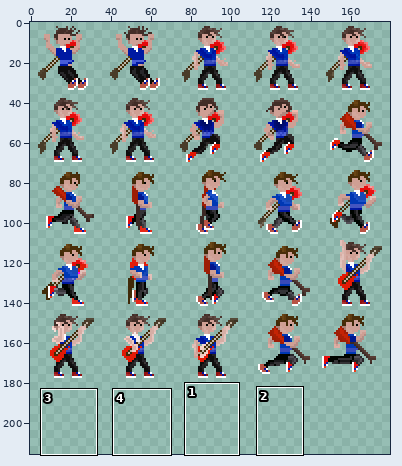
Two states of a sprite sheet, app/Assets/Sprites/Characters/spritesheet_fenris.png. The picture above shows the old version from afar; the outline marks the close-up.
Close-up. As it was:
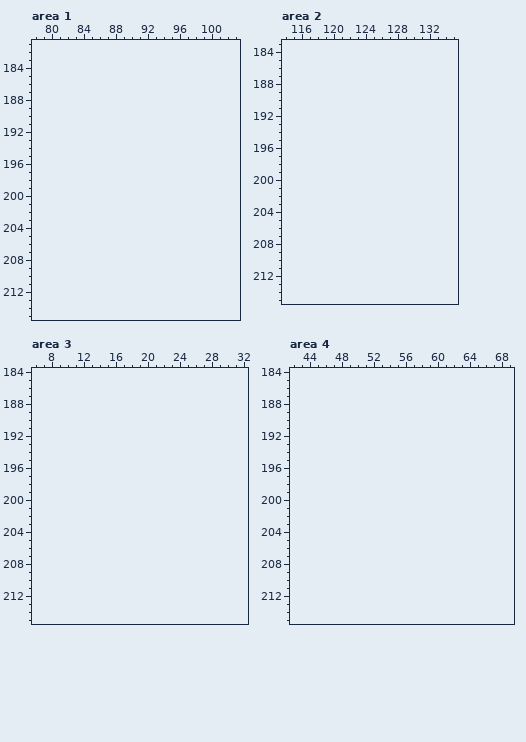
The file is 180x180 pixels. Pixels under 10% opacity are left out. Colours within 5 levels of each other are drawn and written as one. Shown: area 1: x 78..103, y 181..215; area 2: x 114..135, y 183..215; area 3: x 6..32, y 184..215; area 4: x 42..69, y 184..215. The old version is drawn lined up with the new one, on the new canvas. The commit also changed other parts of the picture, which this record leaves out.
Now the later version:
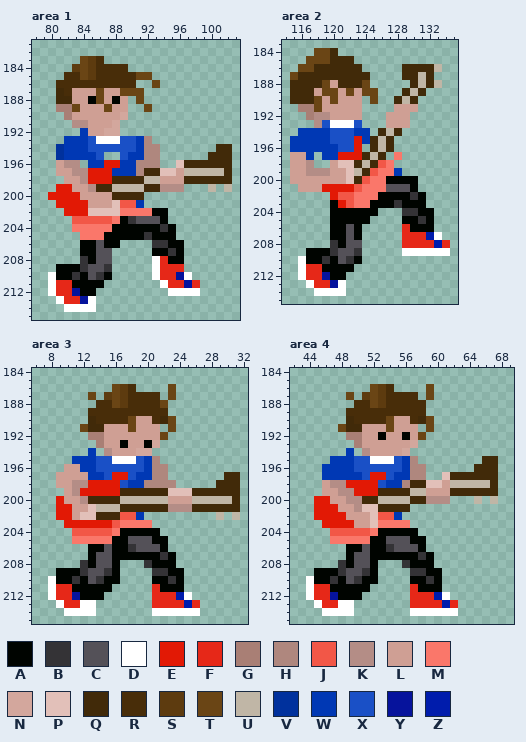
Palette (. is transparent): A #000400  B #343336  C #545158  D #ffffff  E #e21905  F #e62818  G #a97f75  H #af877e  J #f25747  K #b48d86  L #cf9f94  M #fa776a  N #d3a79d  P #e2c0b9  Q #412a09  R #482d09  S #5d3b0f  T #6a4515  U #c0b6a6  V #00319d  W #0038b4  X #1a50c6  Y #06139c  Z #001cac
The edit:
canvas 180x180 -> 180x216
Changed rows in their new state; - is an unchanged pixel.
Area 1:
first column x 80:
183 ----TSR----------------
184 ---STSRRRR-------------
185 --RRTSRRRRRTT----------
186 -RRRRRRRRRR--T---------
187 -QRLLLTLLTTT-----------
188 -QQLLATLAL-T-----------
189 -GGTLLLTLL--T----------
190 --GLLLLLLN-------------
191 ---KKLLLN--------------
192 ----WLLNN--------------
193 --WWWXDDDXXWH----------
194 -VWWWXXXXXXWHH-------QQ
195 -VWWWWX--XWWHH------QQQ
196 -LKK-WWEEWWHHH--PQQQQQQ
197 -LLKKEEEWWWHQQPPLUUUUUQ
198 --LLKEEEQQQQUULLLQQQQQQ
199 -EELLKQQUUUUQQKKK---U-U
200 EEEELLLLQQQQ-----------
201 -EEEELLLPJJW-----------
202 --EEEPPPPMMMMAA--------
203 ---JJJJJMABCCCA--------
204 ---MMMMMAAAAAABA-------
205 ----MMMAAAAABAAA-------
206 ----AACAA----BBAA------
207 ----AACC-----AABA------
208 ----BACC-----DFAA------
209 -AAABCCB-----DFFF------
210 DAABACBA-----DFFYD-----
211 DFFAAAA-------DFFYF----
212 DFFYAA---------DDDD----
213 -DFFYD-----------------
214 --DDDD-----------------
Area 2:
first column x 115:
184 ---TTQ--------------
185 --TTTQQQ------------
186 -TTQQQQQQ-----QQQQU-
187 TQQQQQQQQQ----QQUQ--
188 QQQQTLQQQT-----QUQU-
189 QQQLTTLTLTT---QUQ---
190 QQQTLTLLL-T--QUQ----
191 -GGTLLLLL----LLL----
192 --GKKLLLL---LLL-----
193 ---KXDDDX---LLL-----
194 -WWWWXXXWW-QUQ------
195 WWWWWXXXEWQUQ-------
196 WWWWWWXXE-QUQ-------
197 LLW-WWEEEQUQ-M------
198 LLK--LPPQUQJM-------
199 LLKKKLLPUQJMMW------
200 LLLLLLLPQJMMAAAA----
201 -LLLEEEEJMMMCCCA----
202 -----EJJMMMAAAABA---
203 -----AEJMMAAABAAA---
204 -----AAAAAA---BBAA--
205 -----AAAAA----AABA--
206 -----AACA-----FAAA--
207 -----AACA-----FFFZD-
208 -----BACC-----FFFFZF
209 --AAABCCB-----DDDDDD
210 -DAABACBA-----------
211 -DFFAAAA------------
212 -DFFYAA-------------
213 --DFFYD-------------
214 ---DDDD-------------
Area 3:
first column x 8:
186 --------TSR----T--------
187 -----T-STSRRRR-T--------
188 ------RRTSRRRRT---------
189 -----RRRRRRRRRR---------
190 -----QRRRRTLLRQT--------
191 ----TQQLLLTLLL-T--------
192 -----GGLLLLLLLT---------
193 ------GLLALLAN----------
194 -----W-KLLLNN-----------
195 ---WWWXXDDDXWH----------
196 --LLWWXXXXXXWHH---------
197 -LLLLWWXEEXWWHH-------QQ
198 -LLKKEEEEXWWHHHH-----QQQ
199 --LKEEEEEQQQQQQPPPQQQQQQ
200 -ELLKQQQQUUUUUULLLUUUUUQ
201 -EELLPUUUQQQQQQKKKQQQQQQ
202 -EELPPQQQJJW---------U-U
203 --EEEEEEJMMMM-----------
204 ---JJJJJMAAAAA----------
205 ---MMMMMAACCCAA---------
206 -----AACAABCCCA---------
207 -----ACCAAAAAABA--------
208 ----BACCA---BAAA--------
209 -AAABCCBA----BBAA-------
210 DAABACBAA----AABA-------
211 DFFAAAAA-----FAAA-------
212 DFFYAAA------FFFZD------
213 -DFFDD-------FFFFZF-----
214 --DDDD-------DDDDDD-----
Area 4:
first column x 44:
186 --------TSR----T--------
187 -----T-STSRRRR-T--------
188 ------RRTSRRRRR---------
189 -----RRRRRRRRRR---------
190 -----QRRRRTLLRQT--------
191 ----TQQLLLTLLL-T--------
192 -----GGLLALLALT---------
193 ------GLLLLLLN----------
194 -----W-KLLLLN-----------
195 ---WWWXXDDDXWH--------QQ
196 --WWWWXXXXXXWHH------QQQ
197 --WWWWWXEEXWWHH--PQQQQQQ
198 --LKKEEEEXWWHQQPPLUUUUUQ
199 --LLKKEEEQQQQUULLLQQQQQQ
200 -EELLKKQQUUUUQQKKK---U-U
201 -EEELLKPPQQQQ-----------
202 -EEEELLLPJJW------------
203 --EEEELLPMMMM-----------
204 ---JJJJJMAAAAA----------
205 ---MMMMMAACCCAA---------
206 -----AACAABCCCA---------
207 -----ACCAAAAAABA--------
208 ----BACCA---BAAA--------
209 -AAABCCBA----BBAA-------
210 DAABACBAA----AABA-------
211 DFFAAAAA-----FAAA-------
212 DFFYAAA------FFFZD------
213 -DFFDD-------FFFFZF-----
214 --DDDD-------DDDDDD-----
Pixel boxes of the changes (left, top, right, bottom) in both close-ups:
added: (48, 56, 232, 312)
added: (290, 48, 450, 296)
added: (48, 384, 240, 616)
added: (306, 384, 498, 616)
